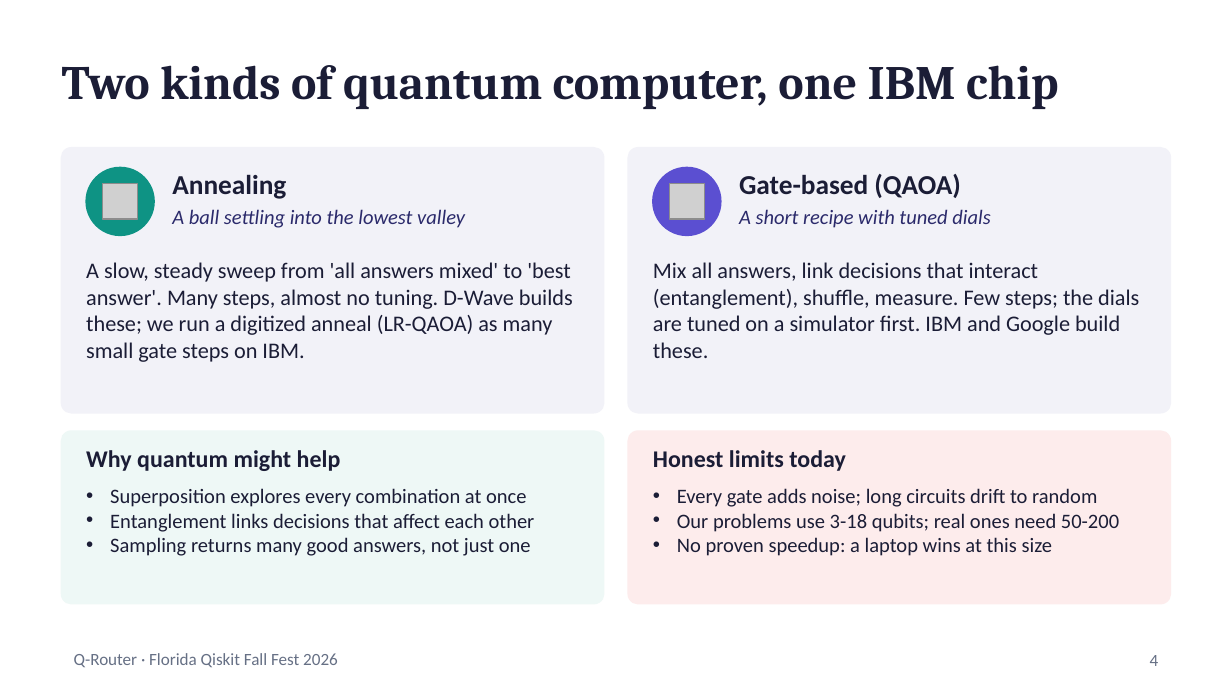
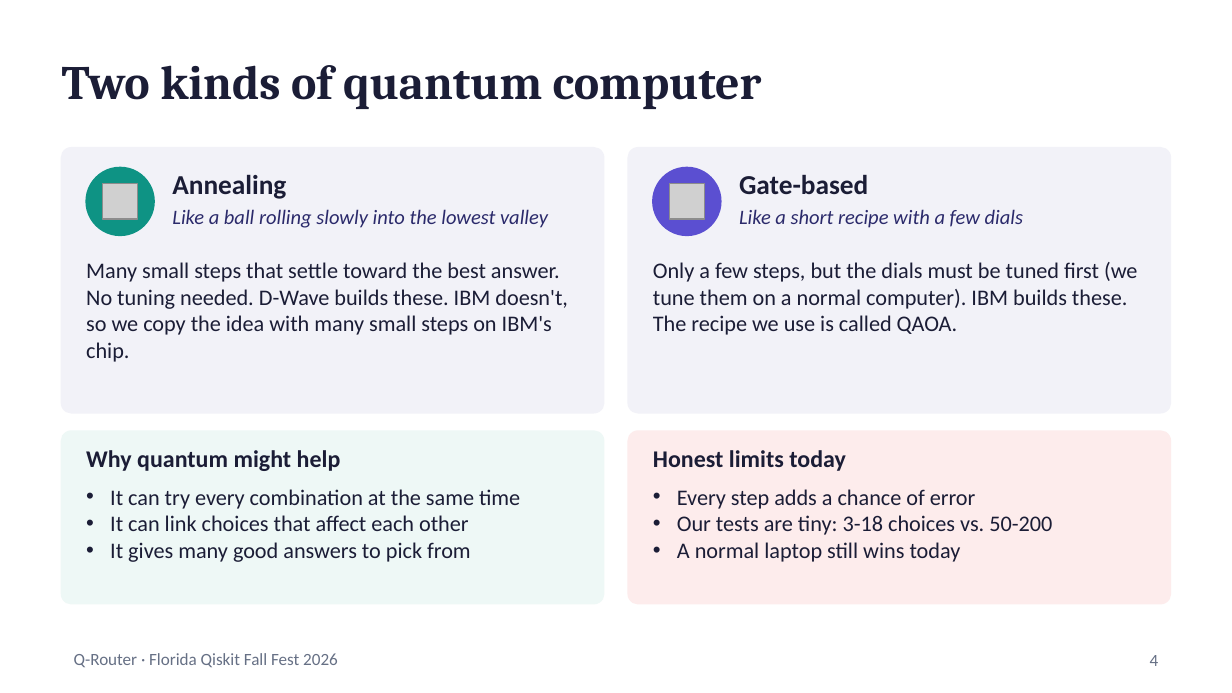
Before and after one commit to gurramn2025-cloud/q-router, a slide deck: slide 4 of slides/Q-Router_slides.pptx. Drawn at 1232x693 pixels with LibreOffice and Linux fonts; fonts in the diff are those of the drawing; grey boxes stand for pictures. Boxes give left, top, right and bottom in pixels: in the first picture for what was removed or moved away, otherwise in the second. Text is boxed around its words. In the diff, an @@ line names an element or a change of style, - is before the commit and + after.

```diff
--- a/slides/Q-Router_slides.pptx
+++ b/slides/Q-Router_slides.pptx
@@ title at [62, 65, 762, 109]: text changed @@
-Two kinds of quantum computer, one IBM chip
+Two kinds of quantum computer
@@ text at [739, 174, 868, 194]: text changed @@
-Gate-based (QAOA)
+Gate-based
@@ text at [172, 209, 548, 228]: text changed @@
-A ball settling into the lowest valley
+Like a ball rolling slowly into the lowest valley
@@ text at [739, 209, 1023, 228]: text changed @@
-A short recipe with tuned dials
+Like a short recipe with a few dials
@@ text at [86, 262, 568, 362]: text changed @@
-A slow, steady sweep from 'all answers mixed' to 'best answer'. Many steps, almost no tuning. D-Wave builds these; we run a digitized anneal (LR-QAOA) as many small gate steps on IBM.
+Many small steps that settle toward the best answer. No tuning needed. D-Wave builds these. IBM doesn't, so we copy the idea with many small steps on IBM's chip.
@@ text at [653, 262, 1137, 335]: text changed @@
-Mix all answers, link decisions that interact (entanglement), shuffle, measure. Few steps; the dials are tuned on a simulator first. IBM and Google build these.
+Only a few steps, but the dials must be tuned first (we tune them on a normal computer). IBM builds these. The recipe we use is called QAOA.
@@ text at [110, 489, 520, 562]: text changed; size 12 to 13 pt @@
-• Superposition explores every combination at once
-• Entanglement links decisions that affect each other
-• Sampling returns many good answers, not just one
+• It can try every combination at the same time
+• It can link choices that affect each other
+• It gives many good answers to pick from
@@ text at [677, 489, 1052, 562]: text changed; size 12 to 13 pt @@
-• Every gate adds noise; long circuits drift to random
-• Our problems use 3-18 qubits; real ones need 50-200
-• No proven speedup: a laptop wins at this size
+• Every step adds a chance of error
+• Our tests are tiny: 3-18 choices vs. 50-200
+• A normal laptop still wins today
```
Also in this commit, not shown: 9 other slides changed.
